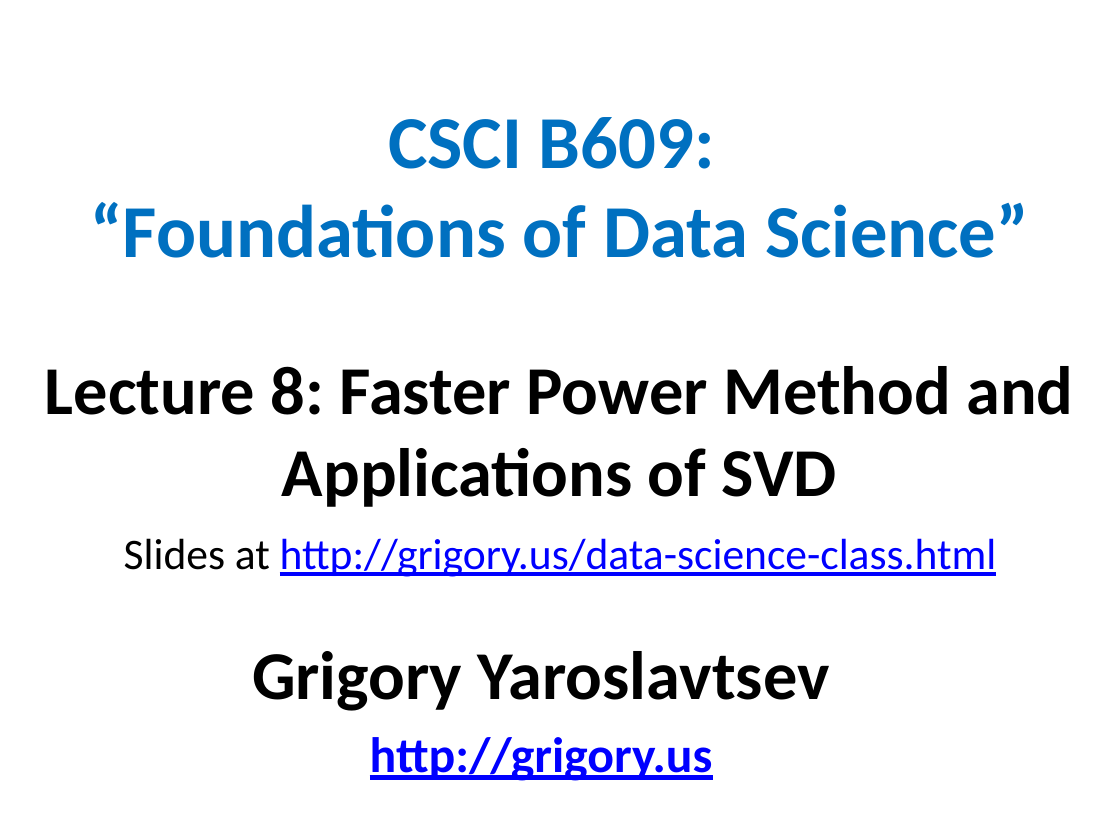
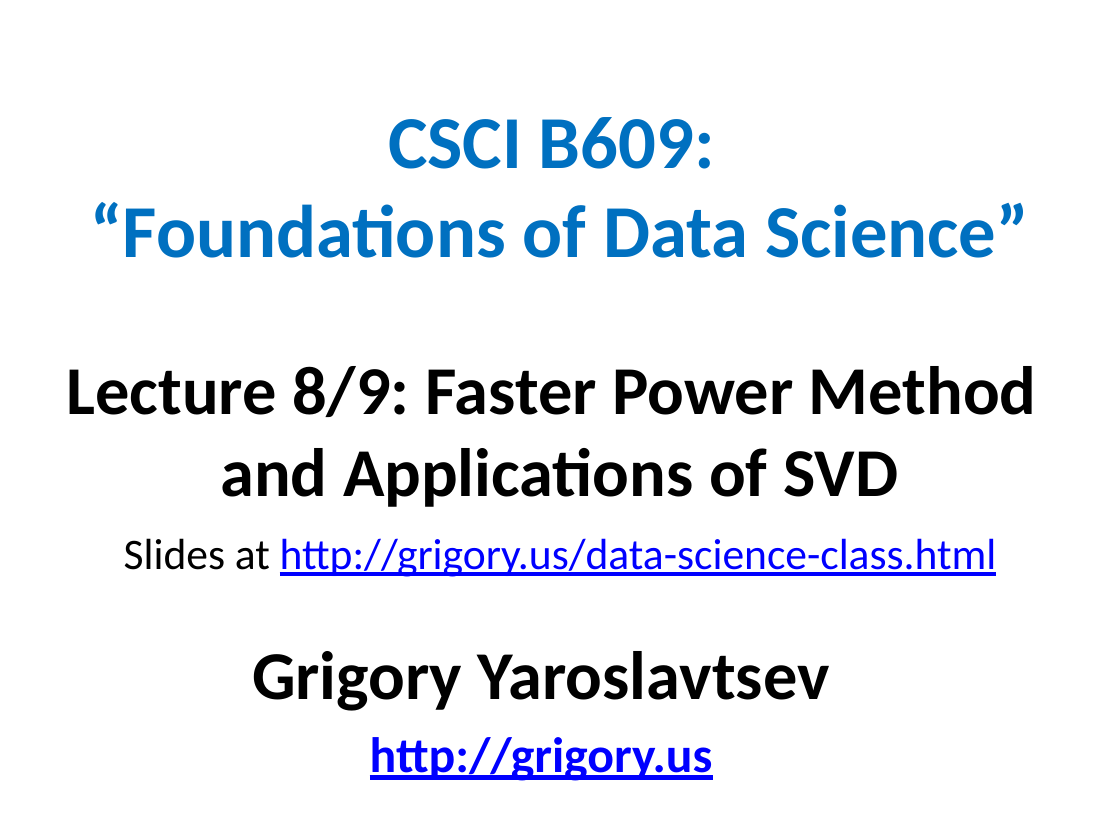
Before and after one commit to gyaroslavtsev/gyaroslavtsev.github.io, a slide deck: slide 1 of b609/lec05.pptx. Drawn at 1120x840 pixels with LibreOffice and Linux fonts; fonts in the diff are those of the drawing. Boxes give left, top, right and bottom in pixels: in the first picture for what was removed or moved away, otherwise in the second. Text is boxed around its words. In the diff, an @@ line names an element or a change of style, - is before the commit and + after.

```diff
--- a/b609/lec05.pptx
+++ b/b609/lec05.pptx
@@ text at box(66, 366, 1037, 507): text changed @@
-Lecture 8: Faster Power Method and Applications of SVD
+Lecture 8/9: Faster Power Method
+and Applications of SVD
```
Also in this commit, not shown: 5 slides added, 3 other files.
